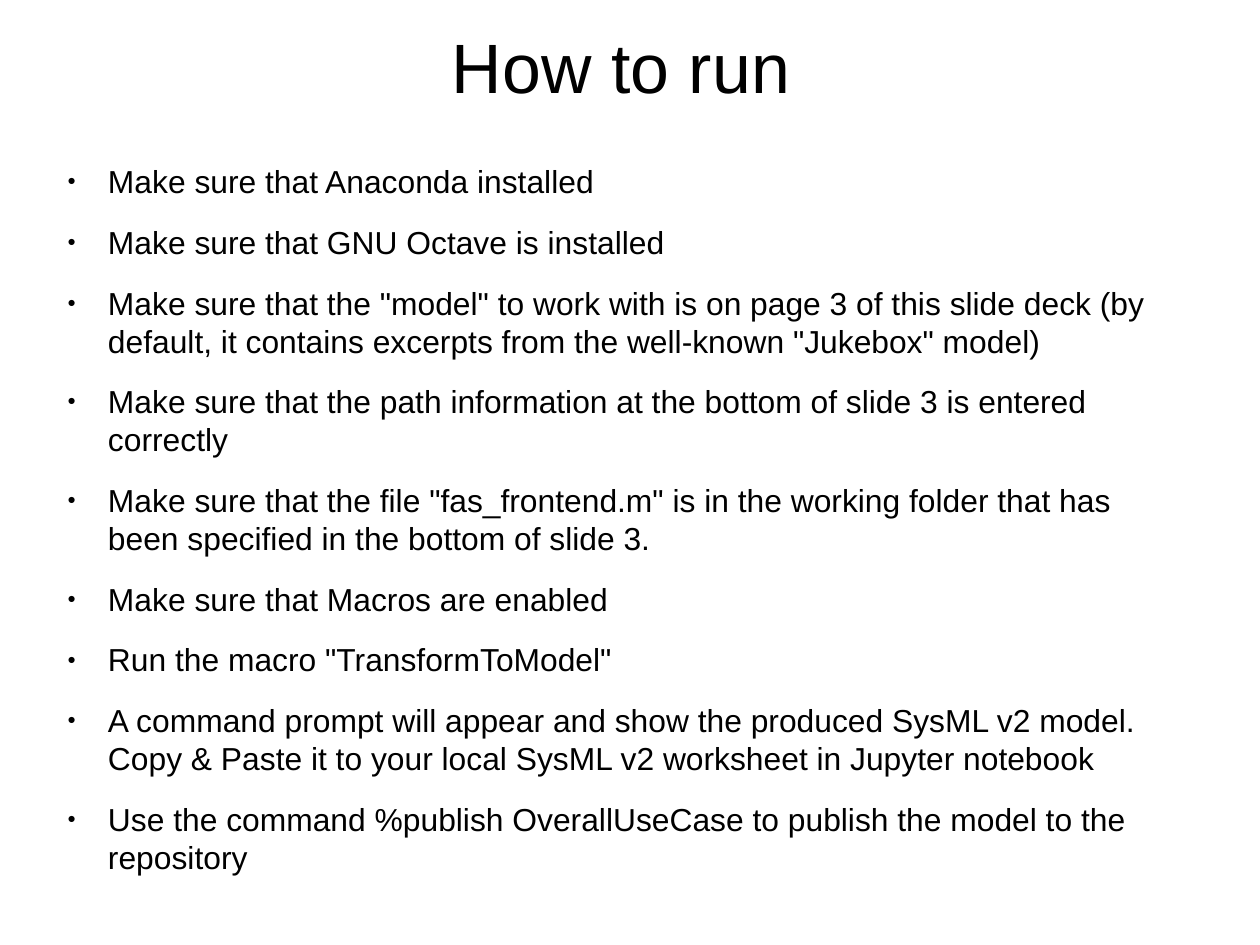
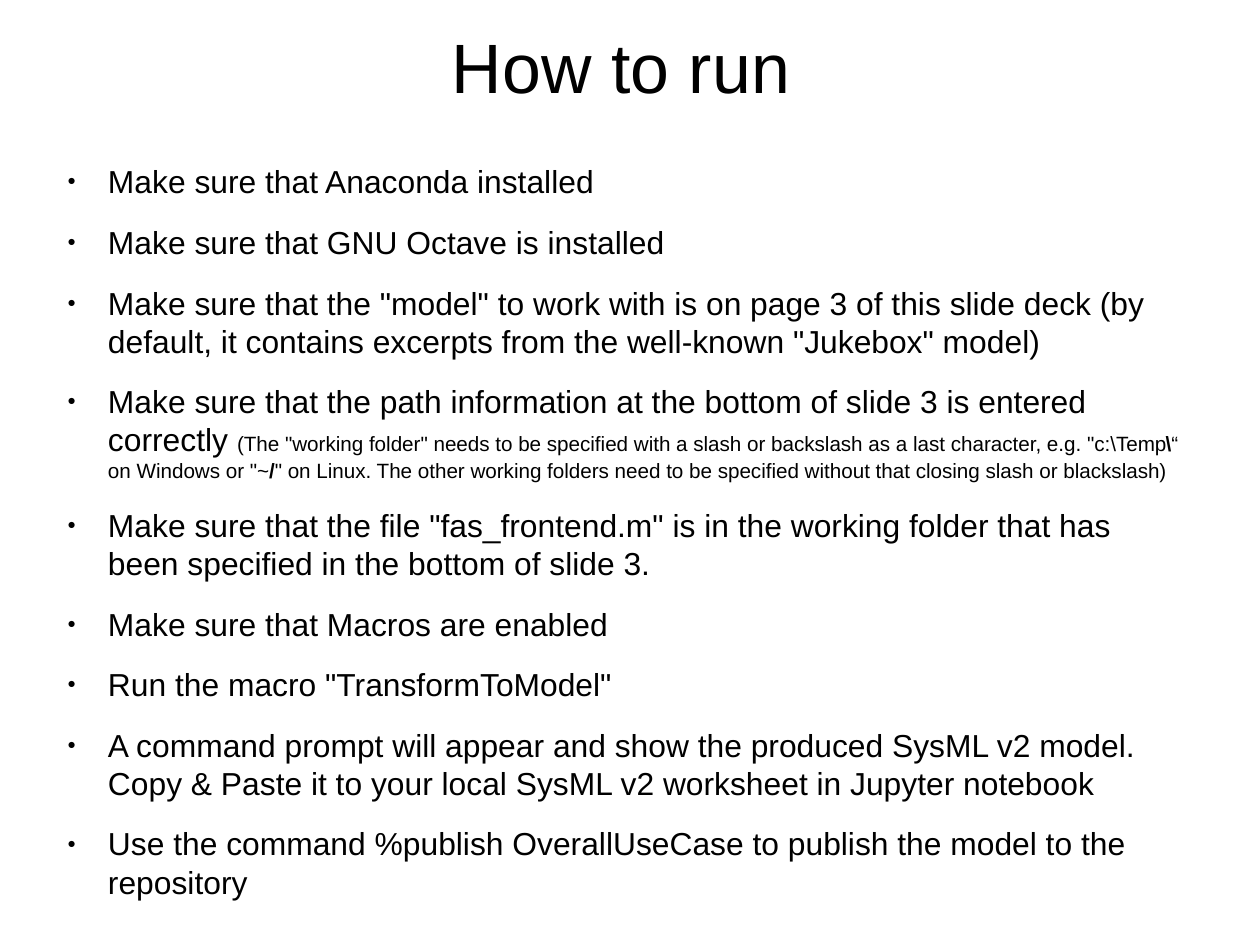
Before and after one commit to GfSE/fas4sysmlv2, a slide deck: slide 2 of src/io/usecase-activity-editor/fas_frontend.odp. Drawn at 1260x945 pixels with LibreOffice and Linux fonts; fonts in the diff are those of the drawing. Boxes give left, top, right and bottom in pixels: in the first picture for what was removed or moved away, otherwise in the second. Text is boxed around its words. In the diff, an @@ line names an element or a change of style, - is before the commit and + after.

Commit message:
Linux support

```diff
--- a/src/io/usecase-activity-editor/fas_frontend.odp
+++ b/src/io/usecase-activity-editor/fas_frontend.odp
@@ text at [108,390,1178,483]: text changed; size 20 to 13 pt @@
-● Make sure that the path information at the bottom of slide 3 is entered correctly
+● Make sure that the path information at the bottom of slide 3 is entered correctly (The "working folder" needs to be specified with a slash or backslash as a last character, e.g. "c:\Temp\“ on Windows or "~/" on Linux. The other working folders need to be specified without that closing slash or blackslash)
```
